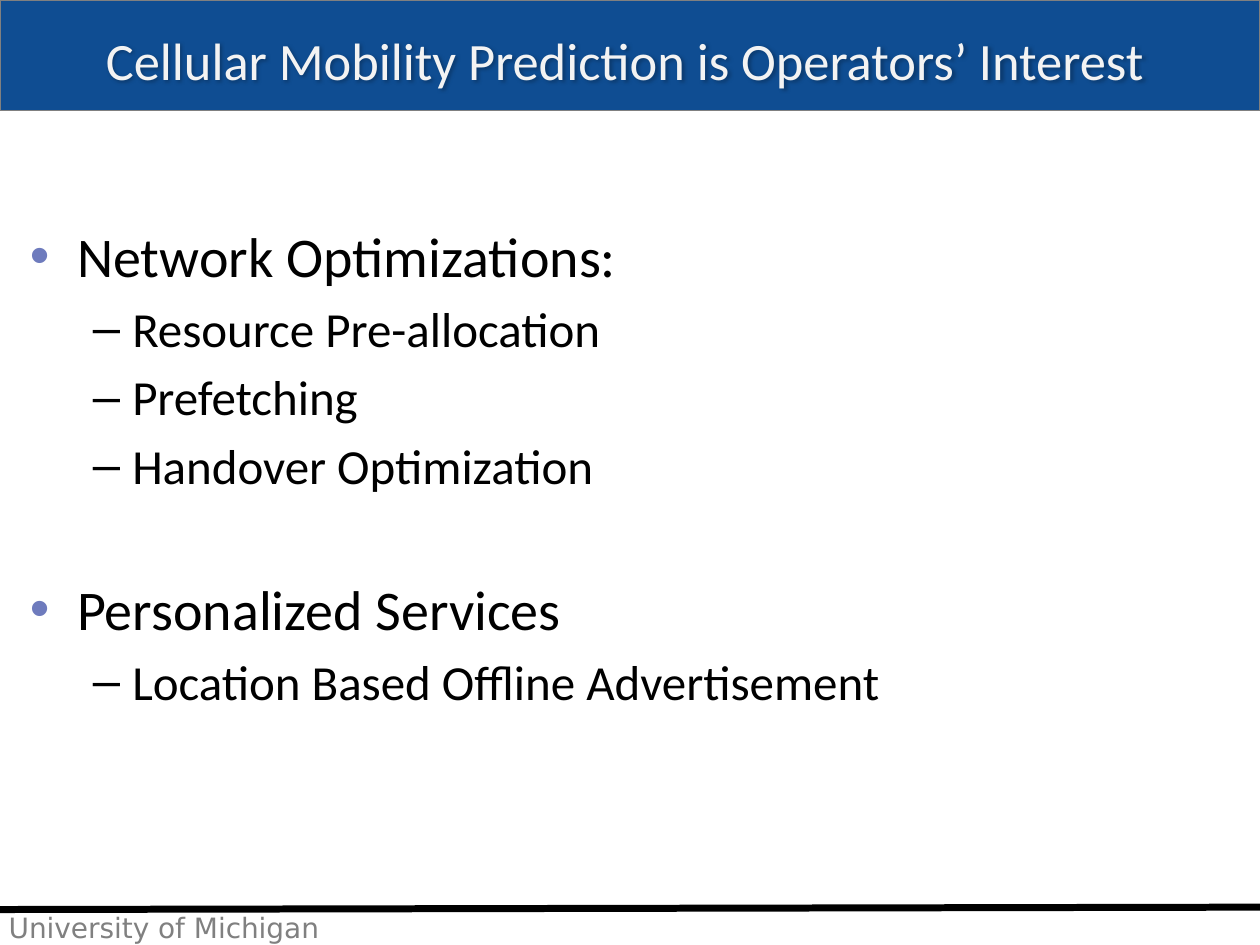
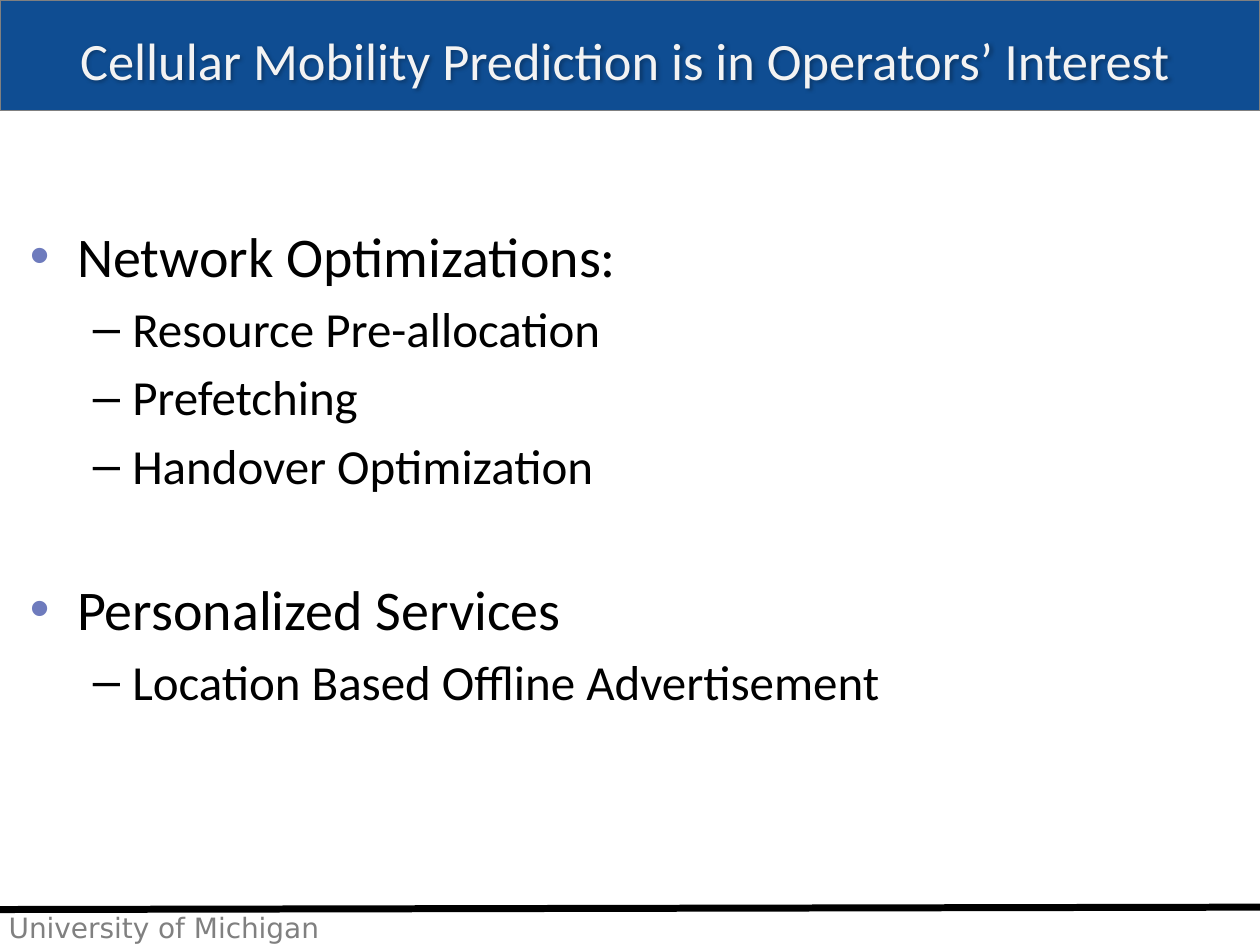
Before and after one commit to imehrdad2012/EECS589, a slide deck: slide 2 of Presentation/moradi_class19.pptx. Drawn at 1260x945 pixels with LibreOffice and Linux fonts; fonts in the diff are those of the drawing; background and template pictures are left out. Boxes give left, top, right and bottom in pixels: in the first picture for what was removed or moved away, otherwise in the second. Text is boxed around its words. In the diff, an @@ line names an element or a change of style, - is before the commit and + after.

```diff
--- a/Presentation/moradi_class19.pptx
+++ b/Presentation/moradi_class19.pptx
@@ title at (80,43,1169,89): text changed @@
-Cellular Mobility Prediction is Operators’ Interest
+Cellular Mobility Prediction is in Operators’ Interest
```
Also in this commit, not shown: 8 other slides changed, 5 slides added, 3 slides removed.
